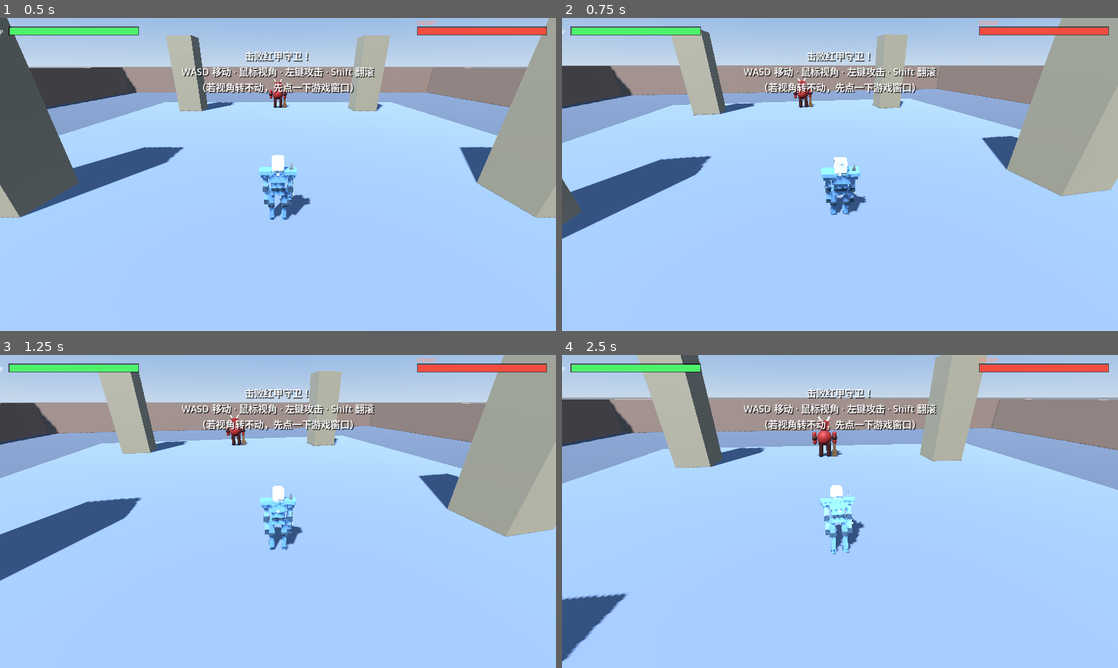
Above: before the commit, frames 1-4 (two rows, left to right).
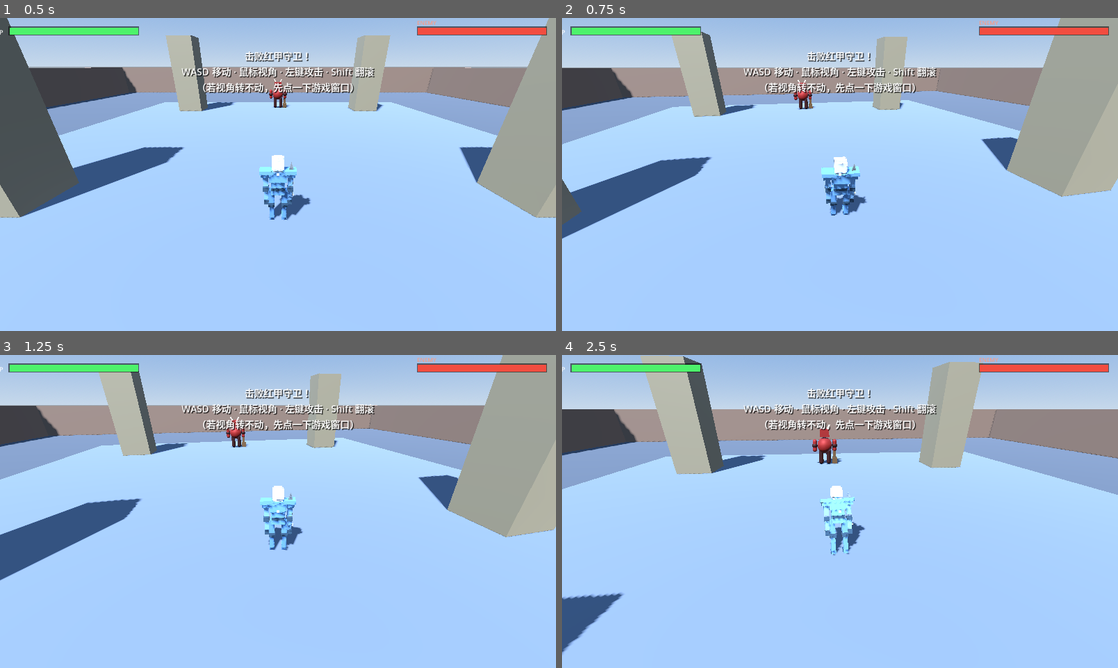
Above: after the commit, the same moments.

Repository: ChyHiki/GodotAI_RPG
Game: Godot game, scene res://scenes/main/main.tscn
The game is run twice, just before and just after one commit, with the same random seed, the same clock (stepped at 60 frames per second) and the same inputs.
Inputs (mouse positions are in pixels of both pictures, inside the frame that each line leads up to):
- Up to frame 1 (0.5 s): no input
- Up to frame 2 (0.75 s): move the mouse to (867, 174) at 0.52 s; hold W (move_forward) from 0.53 s (still down); click (867, 174) at 0.6 s
- Up to frame 3 (1.25 s): keep holding W (move_forward)
- Up to frame 4 (2.5 s): keep holding W (move_forward); move the mouse to (812, 511) at 1.27 s; tap Shift (roll) at 1.35 s; click (812, 511) at 1.42 s; move the mouse to (851, 505) at 2.02 s; click (851, 505) at 2.1 s

Frame 1 is identical in both runs. In frame 2, 2.3% of the frame differs, in the area x 0-100%, y 0-71%; in frame 3, 2.6%; in frame 4, 9.4%, in the area x 0-100%, y 0-98%.

Commit message:
fix: 鼠标上下移动与视角方向对齐(上移=向上看)，并支持 look_invert_y 开关

Diff:
--- a/scripts/camera/third_person_camera.gd
+++ b/scripts/camera/third_person_camera.gd
@@ -33,6 +33,10 @@
 @export var max_pitch: float = 1.05
 ## 鼠标灵敏度（乘相对位移换算为弧度）
 @export var mouse_sensitivity: float = 0.0032
+## 垂直视角方向是否"正向"：
+##   true  = 鼠标上移→视角向上看（主流操作习惯）
+##   false = 鼠标上移→视角向下看（反转型）
+@export var look_invert_y: bool = true
 ## 跟随平滑速度：越大贴得越紧，越小越"飘"
 @export var follow_speed: float = 10.0
 
@@ -91,8 +95,13 @@
     if Input.mouse_mode != Input.MOUSE_MODE_CAPTURED:
         return
     if event is InputEventMouseMotion:
-        yaw -= event.relative.x * mouse_sensitivity          # 左右 → 环绕
-        pitch -= event.relative.y * mouse_sensitivity * 0.55 # 上下 → 俯仰(0.55=垂直减速)
+        yaw -= event.relative.x * mouse_sensitivity          # 左右 → 环绕(符合直觉)
+        # 上下 → 俯仰。注意 InputEventMouseMotion.relative.y 的正方向是"向下"，
+        # 而主流习惯是"鼠标上移 = 向上看"。pitch 越大相机越高、看得越低，
+        # 因此鼠标上移(relative.y<0)要减小 pitch → 系数取 +1(look_invert_y)。
+        # 想要"鼠标上移=往下看"的反向手感，把编辑器里的 look_invert_y 关掉即可。
+        var y_dir := 1.0 if look_invert_y else -1.0
+        pitch += y_dir * event.relative.y * mouse_sensitivity * 0.55
         pitch = clampf(pitch, min_pitch, max_pitch)          # 防止翻转
 
 
